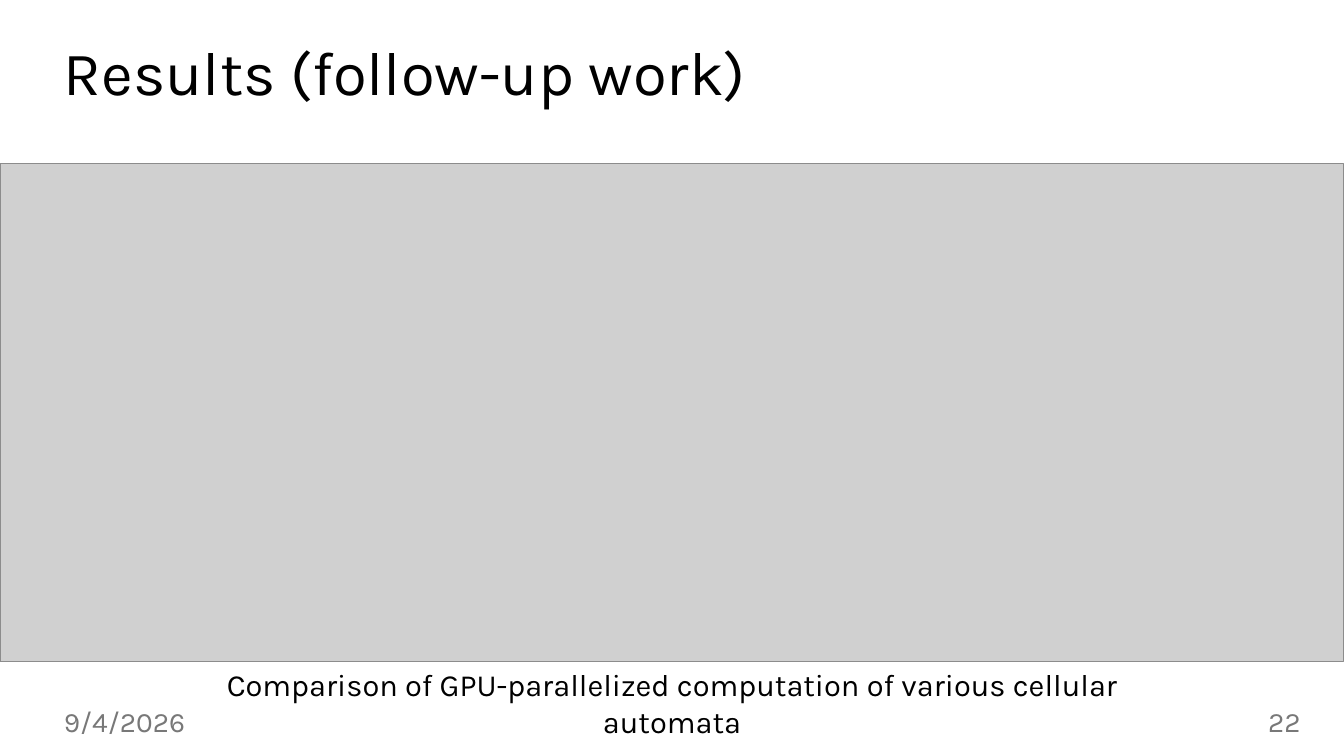
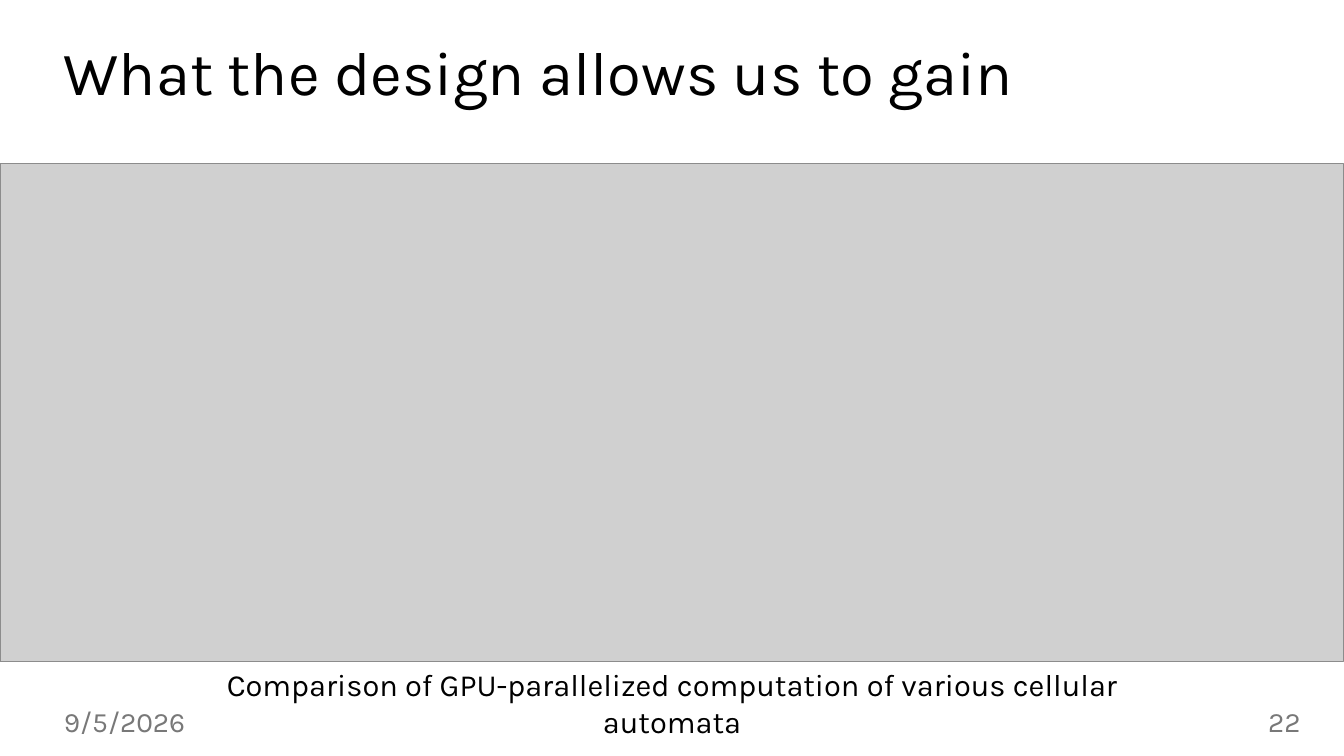
Before and after one commit to jiriklepl/phd-thesis, a slide deck: slide 22 of slides/Optimizing Memory Layouts and Traversal Orders in High-Performance Computing.pptx. Drawn at 1344x756 pixels with LibreOffice and Linux fonts; fonts in the diff are those of the drawing; grey boxes stand for pictures; background and template pictures are left out. Boxes give left, top, right and bottom in pixels: in the first picture for what was removed or moved away, otherwise in the second. Text is boxed around its words. In the diff, an @@ line names an element or a change of style, - is before the commit and + after.

```diff
--- a/slides/Optimizing Memory Layouts and Traversal Orders in High-Performance Computing.pptx
+++ b/slides/Optimizing Memory Layouts and Traversal Orders in High-Performance Computing.pptx
@@ title at [64,52,1013,110]: text changed @@
-Results (follow-up work)
+What the design allows us to gain
@@ text at [64,711,185,734]: text changed @@
-9/4/2026
+9/5/2026
```
Also in this commit, not shown: 43 other slides changed, 2 slides added.
